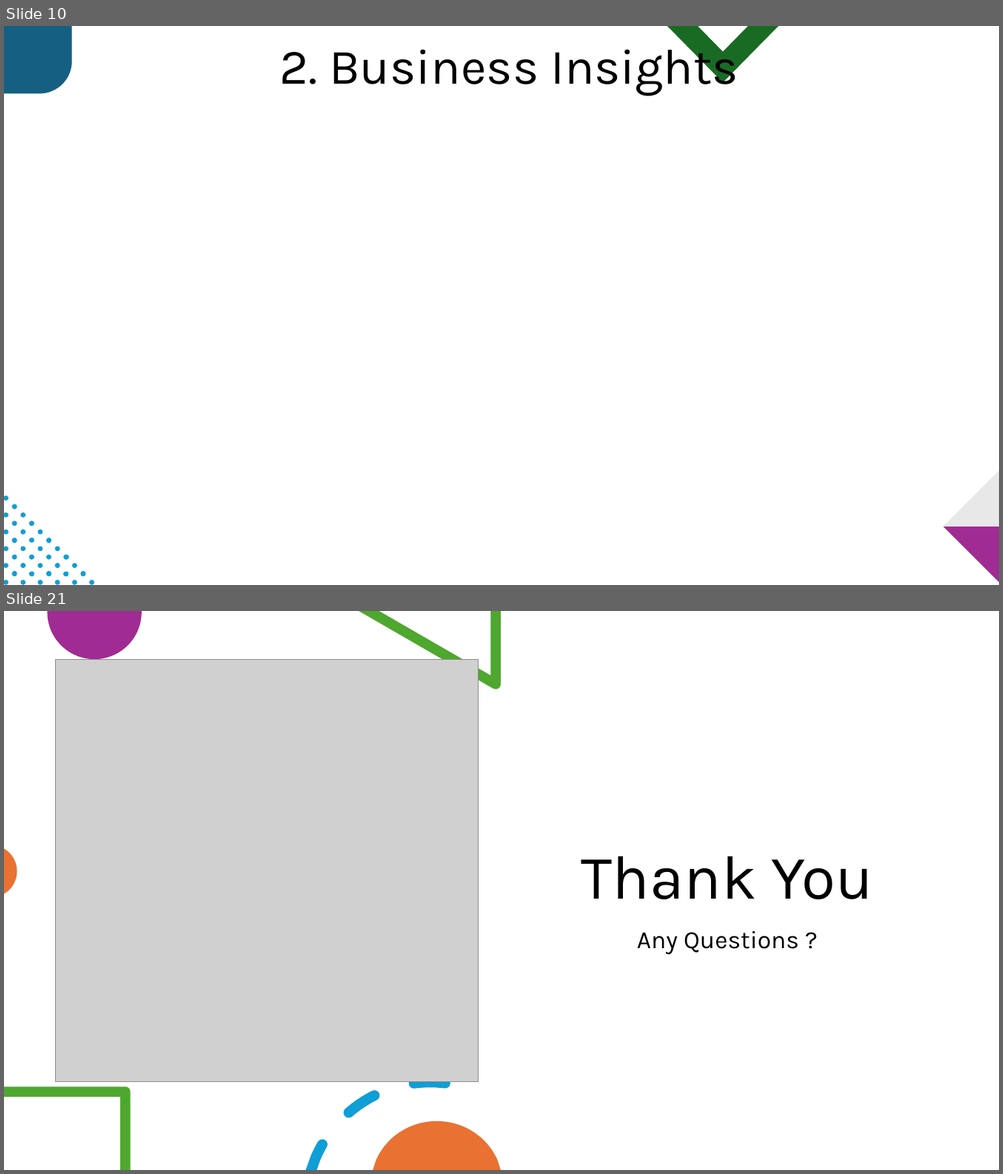
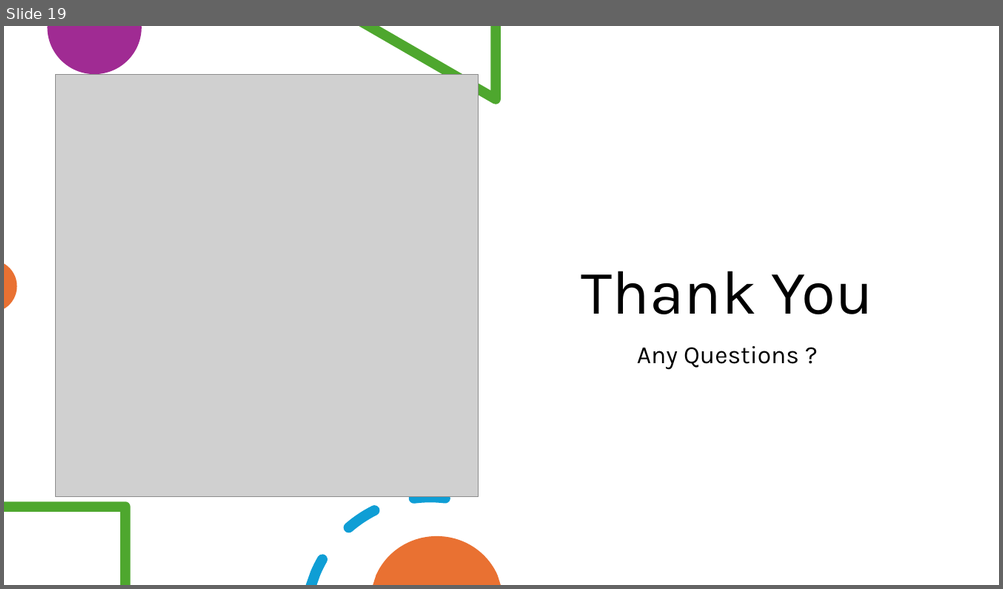
Before and after one commit to BasmaElhoseny01/Credit-Score-Classification-and-Analysis, a slide deck: Presentation.pptx. Shown one above the other, each under a label of ours: slides 10 and 21 before the commit, slide 19 after it; the slides between them are not shown. The pictures are 1003x1174 and 1003x589 pixels, drawn with LibreOffice and Linux fonts; fonts in the diff are those of the drawing; grey boxes stand for pictures. Boxes give left, top, right and bottom in pixels: in the first picture for what was removed or moved away, otherwise in the second. Text is boxed around its words. In the diff, an @@ line names an element or a change of style, - is before the commit and + after.

```diff
--- a/Presentation.pptx
+++ b/Presentation.pptx
@@ slide 10 removed at <box>4,26,999,585</box>, background #FFFFFF @@
@@ freeform shape removed at <box>4,26,72,94</box> @@
@@ text removed at <box>279,39,738,96</box> @@
-2. Business Insights
@@ freeform shape removed at <box>667,26,779,83</box> @@
@@ freeform shape removed at <box>943,471,999,528</box> @@
@@ freeform shape removed at <box>943,527,999,582</box> @@
@@ group removed at <box>4,496,94,585</box>: 36 freeform shapes @@
@@ what was slide 21 is now slide 19 @@
```
Also in this commit, not shown: 10 slides changed, 8 slides added, 9 other slides removed, 6 other files.
